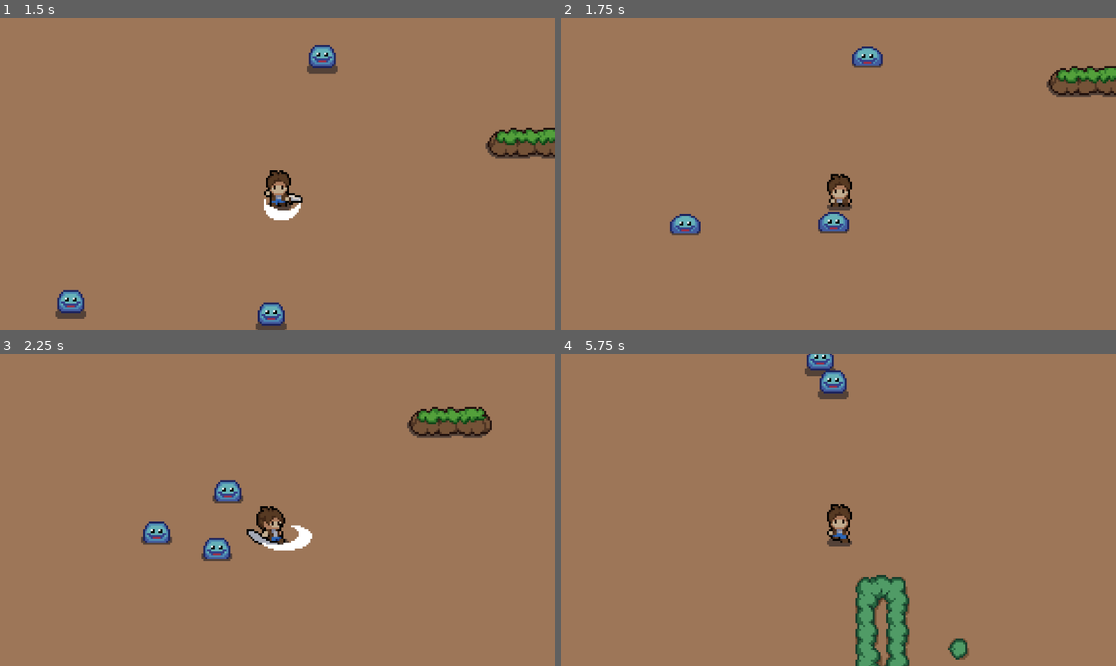
Above: before the commit, frames 1-4 (two rows, left to right).
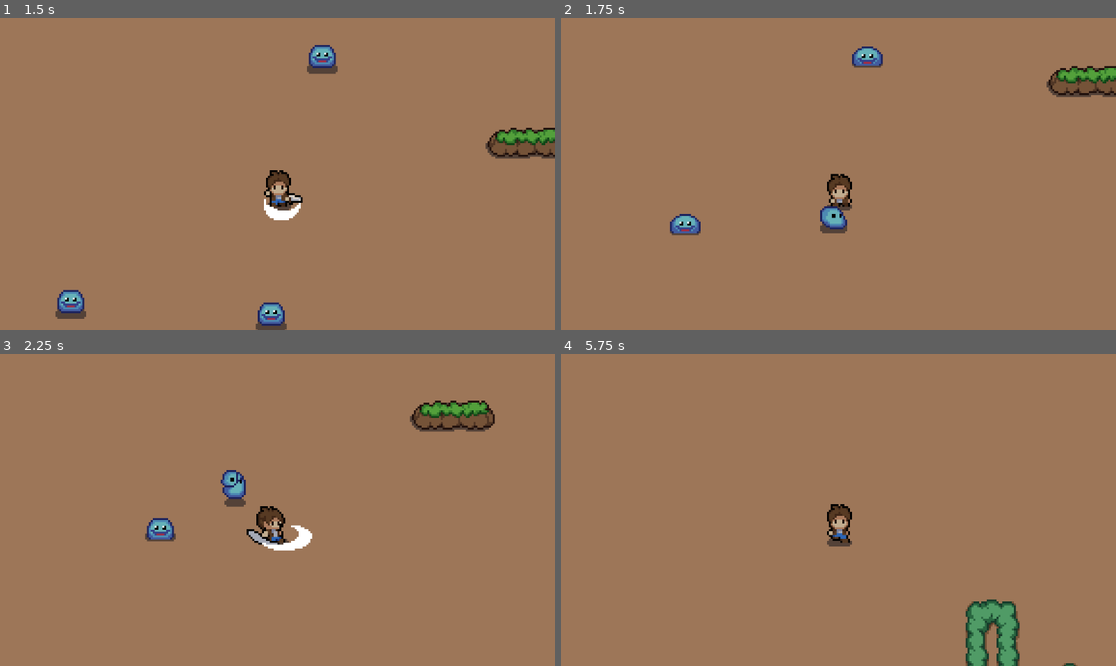
Above: after the commit, the same moments.

Repository: ManuEspinoza/mystic-woods
Game: Godot game, scene res://Scenes/game.tscn
Two runs of this game, one before a commit and one after it. Both use one fixed random seed, a clock stepped at 60 frames per second and the inputs below.
Inputs:
- Up to frame 1 (1.5 s): hold Right (right) 0.53-1.28 s; tap Space (attack) at 0.6, 1.35 s; hold S (down) from 1.28 s (still down)
- Up to frame 2 (1.75 s): keep holding S (down)
- Up to frame 3 (2.25 s): release S (down) at 2.03 s; hold Right (right) from 2.03 s (still down); tap Space (attack) at 2.1 s
- Up to frame 4 (5.75 s): release Right (right) at 2.78 s; hold Up (up) 2.78-3.53 s; tap Space (attack) every 0.75 s from 2.85 to 5.1 s; hold A (left) 3.53-5.03 s; hold S (down) from 5.03 s (still down)

Frame 1 is identical in both runs. In frame 2, 0.3% of the frame differs, in the area x 46-52%, y 60-70%; in frame 3, 2.6%; in frame 4, 5.1%, in the area x 43-93%, y 0-100%.

Commit message:
Added Damaging slimes

Diff:
--- a/Scenes/player.tscn
+++ b/Scenes/player.tscn
@@ -28,7 +28,7 @@
 tracks/1/type = "value"
 tracks/1/imported = false
 tracks/1/enabled = true
-tracks/1/path = NodePath("../AttackDownCollition:disabled")
+tracks/1/path = NodePath("../AttackDown/AttackDownCollition:disabled")
 tracks/1/interp = 1
 tracks/1/loop_wrap = true
 tracks/1/keys = {
@@ -56,7 +56,7 @@
 tracks/1/type = "value"
 tracks/1/imported = false
 tracks/1/enabled = true
-tracks/1/path = NodePath("../AttackRightCollition:disabled")
+tracks/1/path = NodePath("../AttackRight/AttackRightCollition:disabled")
 tracks/1/interp = 1
 tracks/1/loop_wrap = true
 tracks/1/keys = {
@@ -68,7 +68,7 @@
 tracks/2/type = "value"
 tracks/2/imported = false
 tracks/2/enabled = true
-tracks/2/path = NodePath("../AttackLeftCollition:disabled")
+tracks/2/path = NodePath("../AttackLeft/AttackLeftCollition:disabled")
 tracks/2/interp = 1
 tracks/2/loop_wrap = true
 tracks/2/keys = {
@@ -96,7 +96,7 @@
 tracks/1/type = "value"
 tracks/1/imported = false
 tracks/1/enabled = true
-tracks/1/path = NodePath("../AttackUpCollition:disabled")
+tracks/1/path = NodePath("../AttackUp/AttackUpCollition:disabled")
 tracks/1/interp = 1
 tracks/1/loop_wrap = true
 tracks/1/keys = {
@@ -387,7 +387,7 @@
 texture = ExtResource("1_3wi3f")
 hframes = 6
 vframes = 10
-frame = 11
+frame = 7
 
 [node name="AnimationTree" type="AnimationTree" parent="."]
 root_node = NodePath("../CollisionShape2D")
@@ -400,22 +400,30 @@
 parameters/idle/blend_position = Vector2(0, 0)
 parameters/walk/blend_position = Vector2(0, 0)
 
-[node name="AttackUpCollition" type="CollisionShape2D" parent="." groups=["Sword"]]
+[node name="AttackUp" type="Area2D" parent="." groups=["Sword"]]
+
+[node name="AttackUpCollition" type="CollisionShape2D" parent="AttackUp"]
 position = Vector2(-1, -4)
 shape = SubResource("RectangleShape2D_yms3f")
 disabled = true
 
-[node name="AttackDownCollition" type="CollisionShape2D" parent="." groups=["Sword"]]
+[node name="AttackDown" type="Area2D" parent="." groups=["Sword"]]
+
+[node name="AttackDownCollition" type="CollisionShape2D" parent="AttackDown"]
 position = Vector2(1, 21.5)
 shape = SubResource("RectangleShape2D_dbstn")
 disabled = true
 
-[node name="AttackRightCollition" type="CollisionShape2D" parent="." groups=["Sword"]]
+[node name="AttackRight" type="Area2D" parent="." groups=["Sword"]]
+
+[node name="AttackRightCollition" type="CollisionShape2D" parent="AttackRight"]
 position = Vector2(13.5, 12)
 shape = SubResource("RectangleShape2D_tp3ys")
 disabled = true
 
-[node name="AttackLeftCollition" type="CollisionShape2D" parent="." groups=["Sword"]]
+[node name="AttackLeft" type="Area2D" parent="." groups=["Sword"]]
+
+[node name="AttackLeftCollition" type="CollisionShape2D" parent="AttackLeft"]
 position = Vector2(-13, 10)
 shape = SubResource("RectangleShape2D_ce4kf")
 disabled = true
--- a/Scenes/slime.tscn
+++ b/Scenes/slime.tscn
@@ -81,7 +81,7 @@
 "duration": 1.0,
 "texture": SubResource("AtlasTexture_46y41")
 }],
-"loop": true,
+"loop": false,
 "name": &"dead",
 "speed": 10.0
 }, {
@@ -137,7 +137,7 @@
 
 [node name="AnimatedSprite2D" type="AnimatedSprite2D" parent="."]
 sprite_frames = SubResource("SpriteFrames_kaoax")
-animation = &"move"
+animation = &"dead"
 autoplay = "move"
 
 [node name="CollisionShape2D" type="CollisionShape2D" parent="."]
--- a/Scripts/player.gd
+++ b/Scripts/player.gd
@@ -12,7 +12,6 @@
 @onready var animation_tree = $AnimationTree
 
 var input_direction = Vector2.ZERO
-var facing_right = true
 
 func _physics_process(delta):
 	input_direction = Input.get_vector(LEFT, RIGHT, UP, DOWN)
@@ -33,7 +32,6 @@
 
 func change_facing_direction():
 	body.flip_h = input_direction.x < 0
-	#facing_right = !body.flip_h
 
 func update_blend_position():
 	animation_tree["parameters/idle/blend_position"] = input_direction
--- a/Scripts/slime.gd
+++ b/Scripts/slime.gd
@@ -15,7 +15,7 @@
 	if animated_sprite.animation == "dead":
 		queue_free()
 
-func _on_hurting_area_2d_area_entered(area):
+func _on_damage_area_area_entered(area):
 	if area.is_in_group("Sword"):
 		dead = true
 		animated_sprite.play("dead")
Not shown: 1 places in Scenes/game.tscn that only renumber resources
Not shown: 1 places in Scenes/player.tscn that only renumber resources
